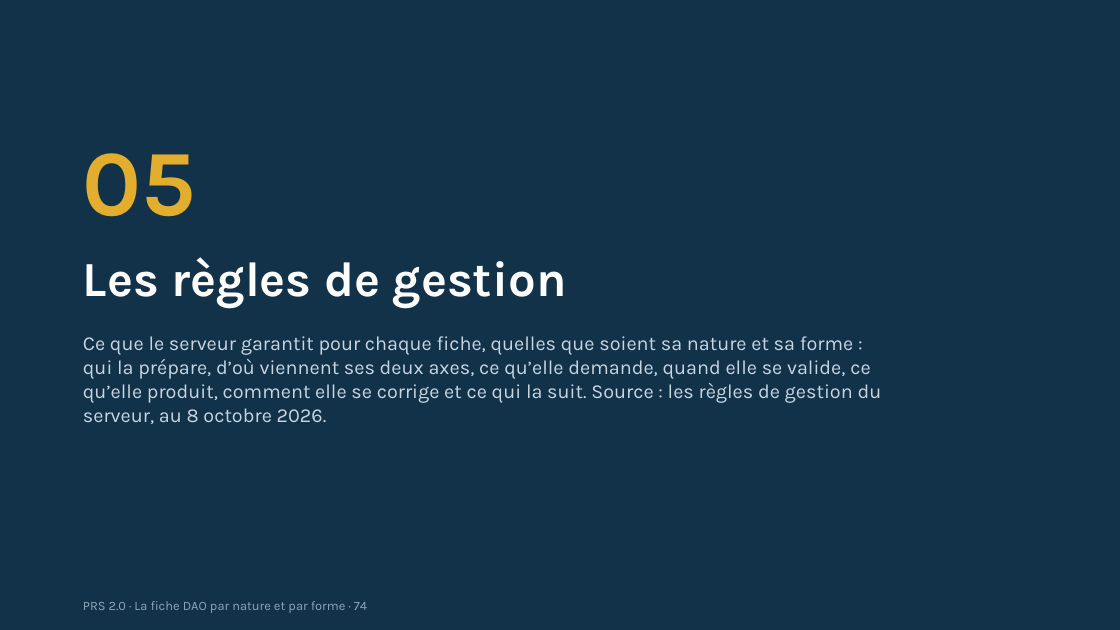
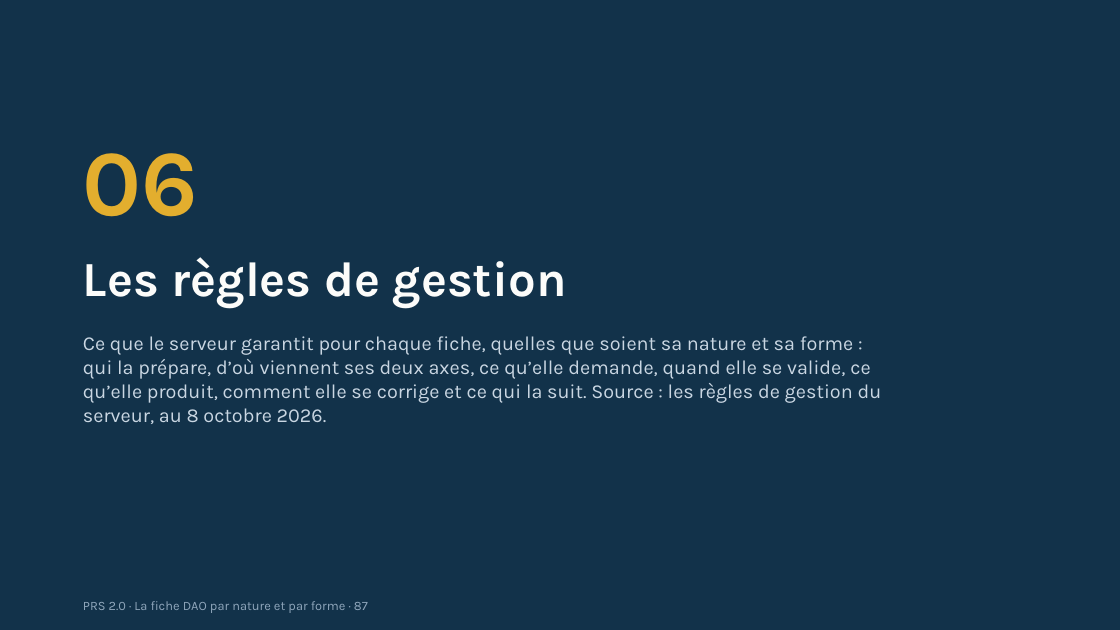
Before and after one commit to lralaitsilanihasy-create/PRS2.0-frontend, a slide deck: slide 87 of docs/documentation/PRS2-fiche-dao-nature-forme-2026-10-07.pptx (slide 74 before the commit). Drawn at 1120x630 pixels with LibreOffice and Linux fonts; fonts in the diff are those of the drawing. Boxes give left, top, right and bottom in pixels: in the first picture for what was removed or moved away, otherwise in the second. Text is boxed around its words. In the diff, an @@ line names an element or a change of style, - is before the commit and + after.

```diff
--- a/docs/documentation/PRS2-fiche-dao-nature-forme-2026-10-07.pptx
+++ b/docs/documentation/PRS2-fiche-dao-nature-forme-2026-10-07.pptx
@@ text at [83,153,199,217]: text changed @@
-05
+06
@@ text at [83,601,368,613]: text changed @@
-PRS 2.0 · La fiche DAO par nature et par forme · 74
+PRS 2.0 · La fiche DAO par nature et par forme · 87
```
Also in this commit, not shown: 76 other slides changed, 13 slides added.
